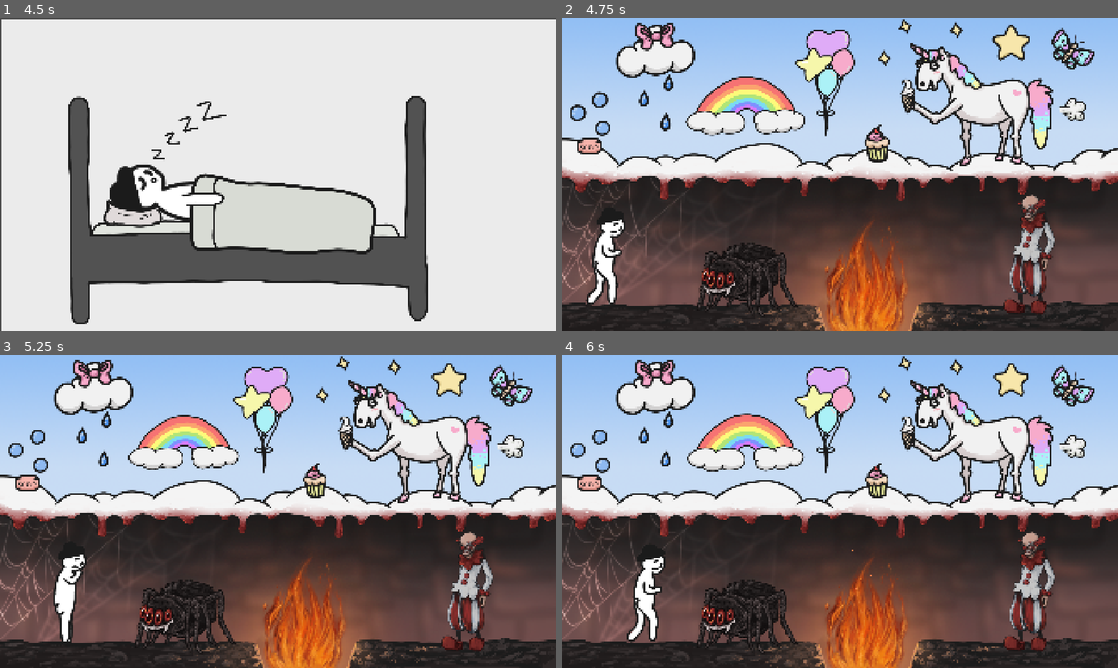
Above: before the commit, frames 1-4 (two rows, left to right).
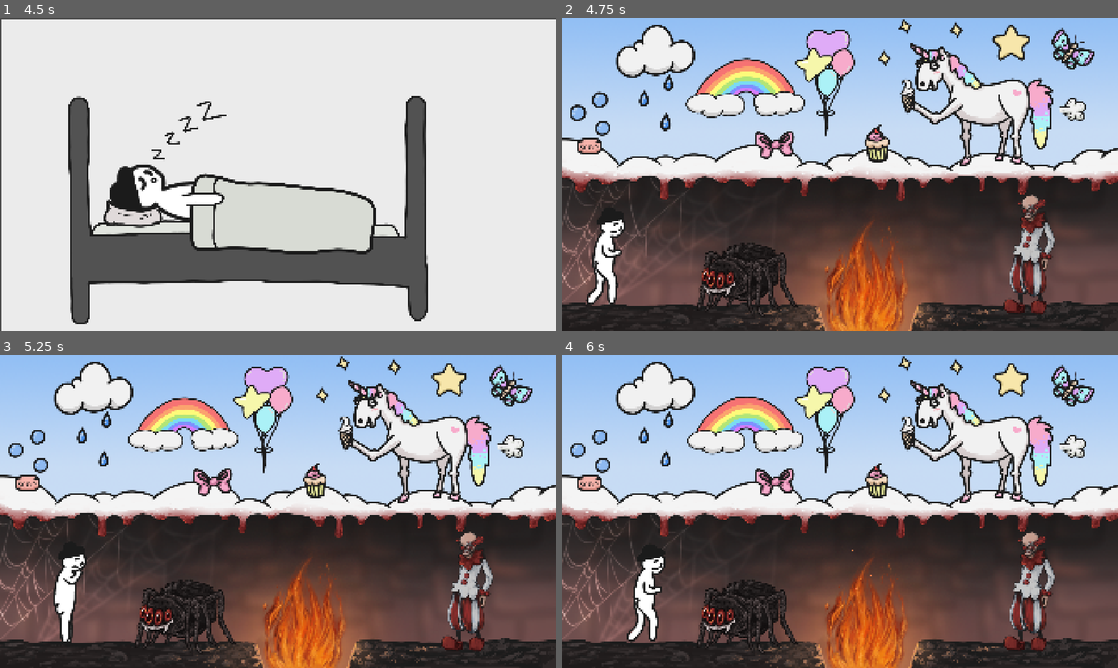
Above: after the commit, the same moments.

Repository: myryk31415/bimm-game-jam
Game: Godot game, scene res://scenes/main_menu.tscn
Two runs of this game, one before a commit and one after it. Both use one fixed random seed, a clock stepped at 60 frames per second and the inputs below. The engine's default icon, where the game draws it, is replaced by a stand-in: a white triangle on a blue panel in a dark square. Sound files missing from this copy of the repository are replaced by a short silence.
Inputs (mouse positions are in pixels of both pictures, inside the frame that each line leads up to):
- Up to frame 1 (4.5 s): click "Start" at 0.5 s; tap Enter (ui_accept) at 1.25, 2, 3.5 s; move the mouse to (400, 158) at 1.27 s; hold Right (right) 1.28-2 s; tap C (flip) at 1.35, 2.85, 4.35 s; click (400, 158) at 1.42 s; tap Space (jump) at 1.52 s; drag from (166, 190) to (250, 237) at 2.02 s; move the mouse to (333, 105) at 2.77 s; hold Left (left) 2.78-3.5 s; drag from (250, 237) to (111, 127) at 3.52 s; move the mouse to (444, 221) at 4.27 s; hold Right (right) from 4.28 s (still down)
- Up to frame 2 (4.75 s): keep holding Right (right); tap Space (jump) at 4.52 s
- Up to frame 3 (5.25 s): release Right (right) at 5 s; drag from (183, 617) to (450, 642) at 5.02 s
- Up to frame 4 (6 s): move the mouse to (979, 442) at 5.77 s; hold Right (right) from 5.78 s (still down); tap C (flip) at 5.85 s; click (979, 442) at 5.92 s

Frame 1 is identical in both runs. In frame 2, 4.7% of the frame differs, in the area x 13-44%, y 1-46%; in frame 3, 4.2%; in frame 4, 4.5%.

Commit message:
Moved bow away from cloud

Diff:
--- a/scenes/level_1.tscn
+++ b/scenes/level_1.tscn
@@ -215,7 +215,7 @@
 texture = ExtResource("18_tr1x6")
 
 [node name="Bow" parent="." unique_id=791298815 instance=ExtResource("8_15mv3")]
-position = Vector2(320, 65)
+position = Vector2(733, 439)
 draggable = true
 interact_with = Array[String](["Spider", "Fire"])
 texture = ExtResource("12_7gny6")
@@ -266,7 +266,7 @@
 texture = ExtResource("50_3x5jj")
 
 [node name="Rainbow" parent="." unique_id=1325822978 instance=ExtResource("8_15mv3")]
-position = Vector2(631, 290)
+position = Vector2(630, 229)
 draggable = true
 collidable = true
 texture = ExtResource("56_x3eym")
